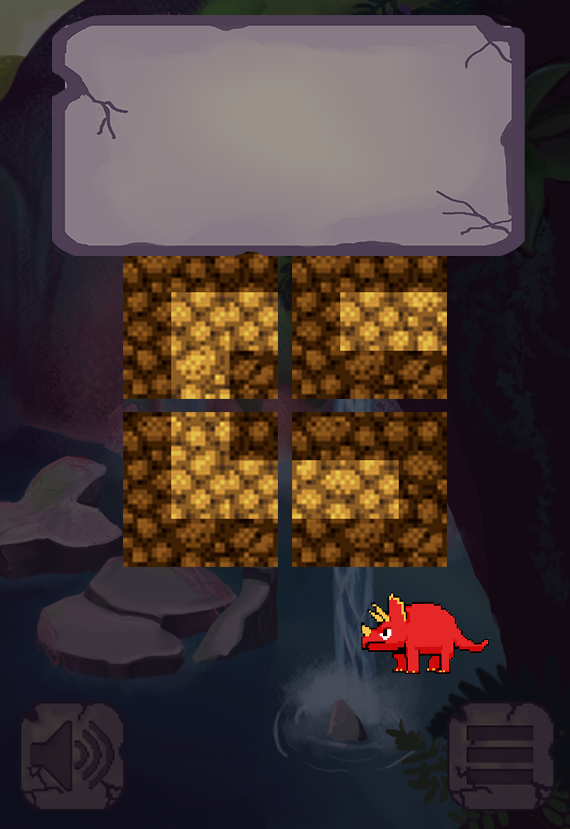
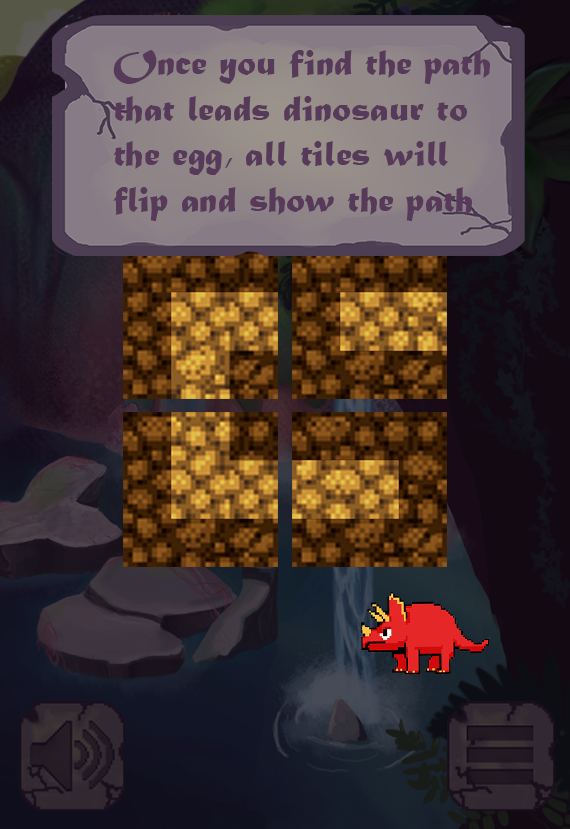
Two versions of the same layered image (w=570, h=829). Layer-by-layer changes:
added layer "Once you find the path that leads dinosaur to the egg, all ti" above "block_tutorial" over [113, 50, 490, 221]
